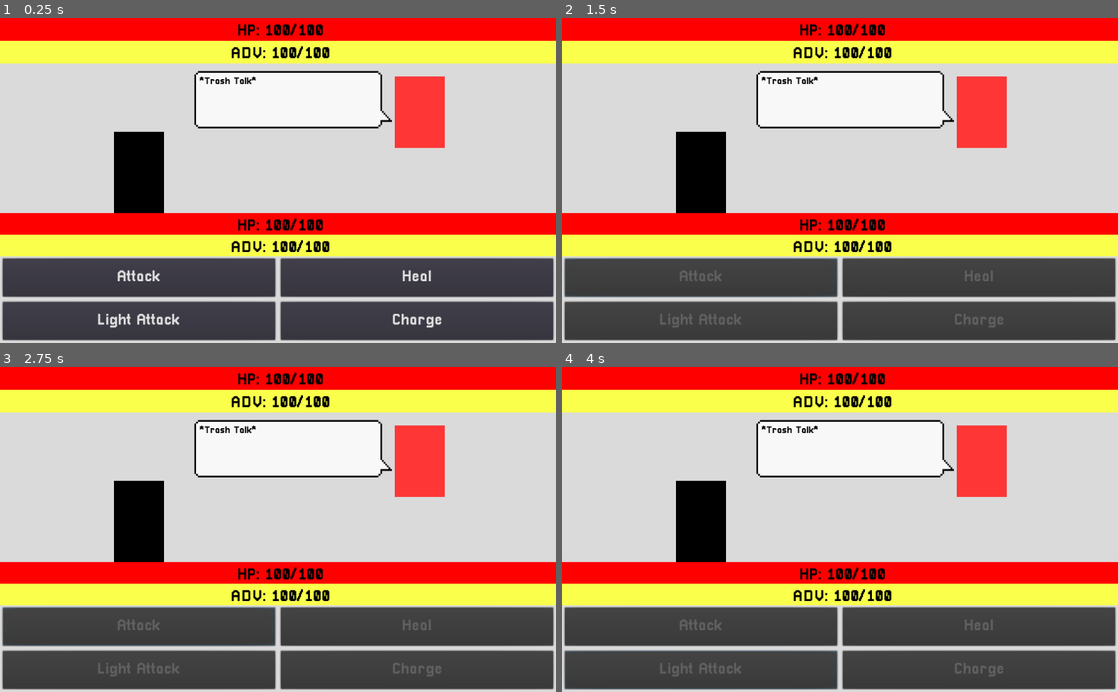
Above: before the commit, frames 1-4 (two rows, left to right).
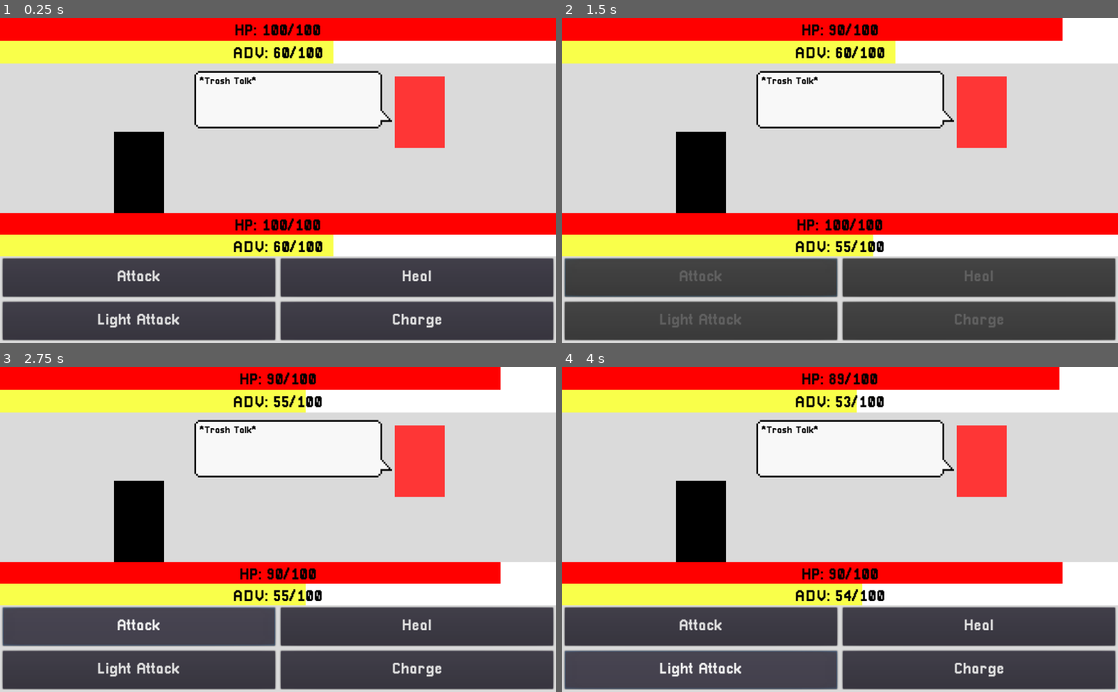
Above: after the commit, the same moments.

Repository: ArtlessAvian/kind-opponent
Game: Godot game, scene res://gameingame/BattleWView.tscn
Two runs of this game, one before a commit and one after it. Both use one fixed random seed, a clock stepped at 60 frames per second and the inputs below.
Inputs (mouse positions are in pixels of both pictures, inside the frame that each line leads up to):
- Up to frame 1 (0.25 s): no input
- Up to frame 2 (1.5 s): click "Attack" at 0.5 s
- Up to frame 3 (2.75 s): no input
- Up to frame 4 (4 s): click (701, 669) at 2.75 s, where only the run after the commit has a clickable "Light Attack"

The runs differ from the first frame. In frame 1, 7.2% of the frame differs, in the area x 41-100%, y 1-74%; in frame 2, 8.0%; in frame 3, 9.6%; in frame 4, 9.8%, in the area x 17-100%, y 0-96%.
Error before the commit: Parse Error: The identifier "desired_perc" isn't declared in the current scope. (res://UIBar.gd:12)

Commit message:
fix stuff and remove prints

Diff:
--- a/UIBar.gd
+++ b/UIBar.gd
@@ -6,12 +6,15 @@
 
 # Called when the node enters the scene tree for the first time.
 
-var current_perc
+export(float) var perc = 1
+func _ready():
+	set_value(perc)
 
-func _ready():
-	set_value(desired_perc)
-	current_perc = desired_perc
-	self.set_anchor_and_margin(MARGIN_RIGHT,current_perc,0,false)
+
+# Called every frame. 'delta' is the elapsed time since the previous frame.
+#func _process(delta):
+	#self.set_anchor_and_margin(MARGIN_RIGHT,perc,0,false)
+
 
 func set_value(percent):
 	print(percent)
